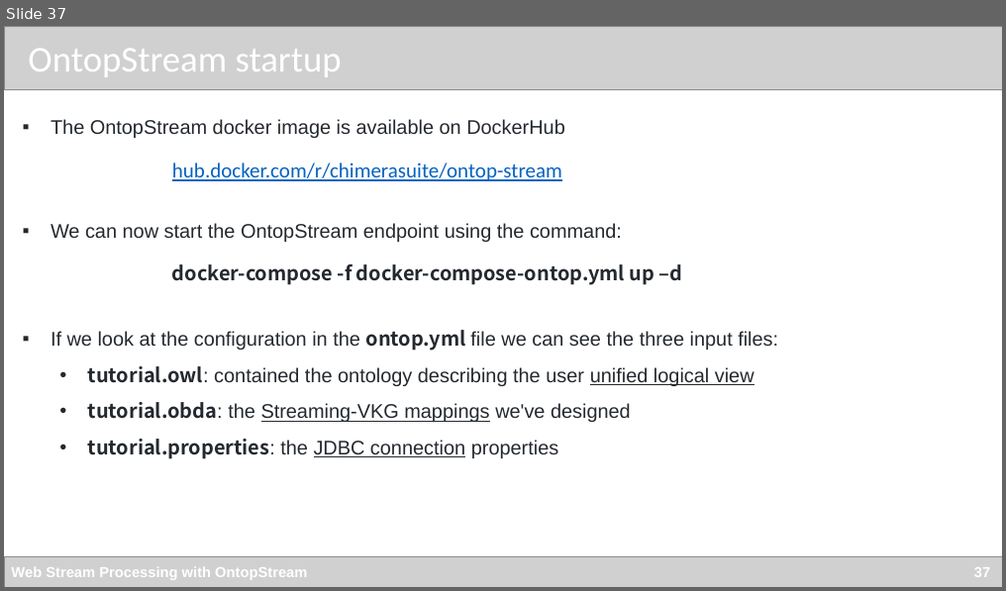
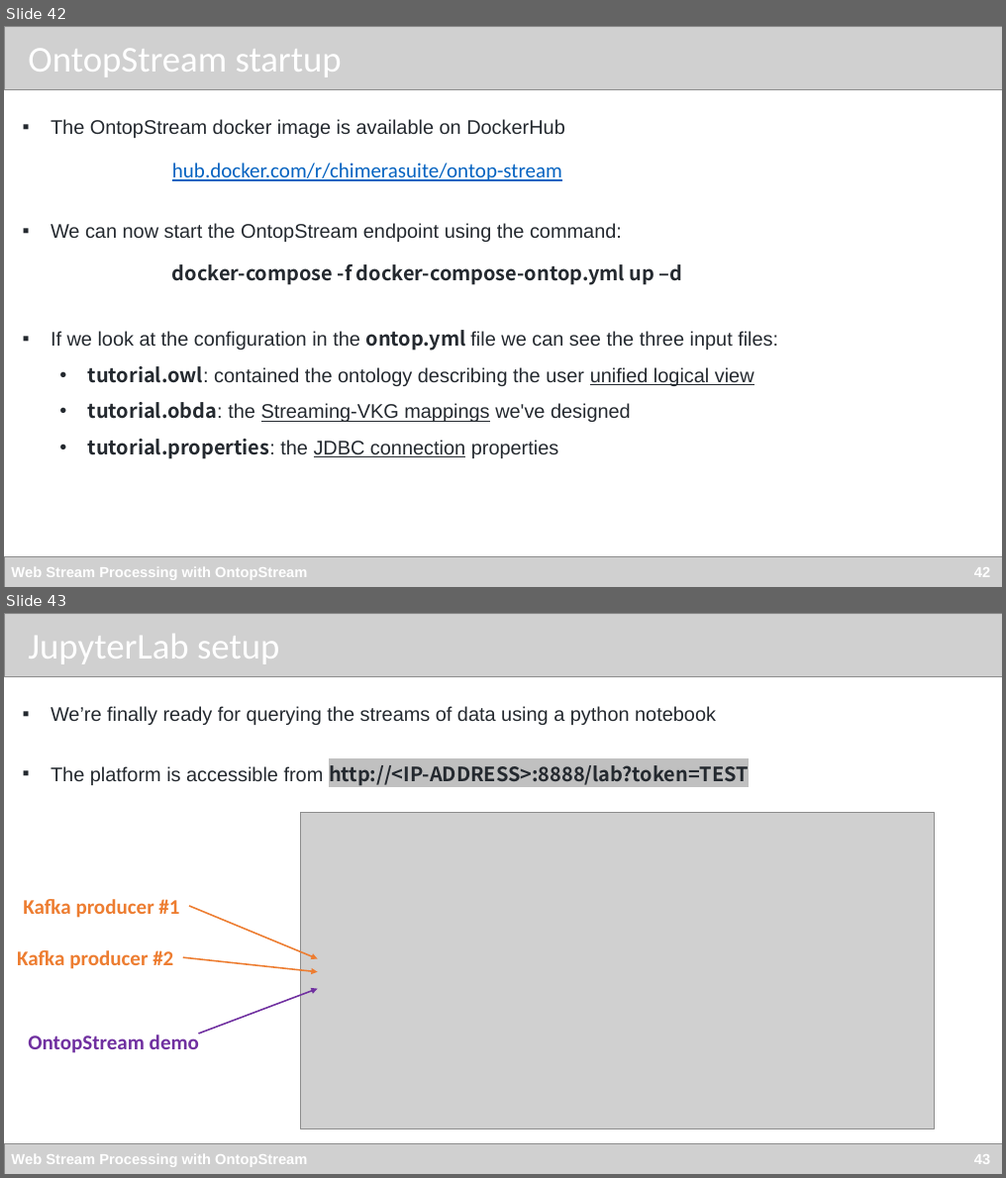
Before and after one commit to chimera-suite/OntopStream-TheWebConf2022Tutorial, a slide deck: Tutorial_WebConf.pptx. Shown one above the other, each under a label of ours: slide 37 before the commit, slides 42 and 43 after it. The pictures are 1006x591 and 1006x1178 pixels, drawn with LibreOffice and Linux fonts; fonts in the diff are those of the drawing; grey boxes stand for pictures. Boxes give left, top, right and bottom in pixels: in the first picture for what was removed or moved away, otherwise in the second. Text is boxed around its words. In the diff, an @@ line names an element or a change of style, - is before the commit and + after.

```diff
--- a/Tutorial_WebConf.pptx
+++ b/Tutorial_WebConf.pptx
@@ slide 43 added at bbox=[4, 613, 1002, 1174], background #FFFFFF @@
@@ picture added at bbox=[4, 613, 1002, 677] @@
@@ text added at bbox=[28, 634, 279, 664], 35 pt, text #FFFFFF @@
+JupyterLab setup
@@ text added at bbox=[51, 706, 748, 786], 19 pt, text #24292F @@
+▪ We’re finally ready for querying the streams of data using a python notebook
+▪ The platform is accessible from http://<IP-ADDRESS>:8888/lab?token=TEST
@@ picture added at bbox=[300, 812, 935, 1129] @@
@@ text added at bbox=[23, 899, 179, 918], 20 pt, text #ED7D31, bold @@
+Kafka producer #1
@@ arrow added from (189, 906) to (318, 959), #ED7D31 1.5 pt @@
@@ text added at bbox=[17, 951, 173, 969], 20 pt, text #ED7D31, bold @@
+Kafka producer #2
@@ arrow added from (183, 959) to (318, 972), #ED7D31 1.5 pt @@
@@ arrow added from (199, 1034) to (318, 989), #7030A0 1.5 pt @@
@@ text added at bbox=[28, 1033, 199, 1054], 20 pt, text #7030A0, bold @@
+OntopStream demo
@@ picture added at bbox=[4, 1144, 1002, 1174] @@
@@ text added at bbox=[11, 1155, 990, 1167], 14 pt, text #FFFFFF, bold @@
+Web Stream Processing with OntopStream 43
@@ what was slide 37 is now slide 42 @@
@@ text at bbox=[11, 568, 990, 580]: text changed @@
-Web Stream Processing with OntopStream 37
+Web Stream Processing with OntopStream 42
```
Also in this commit, not shown: 9 slides changed, 13 other slides added, 1 other file.
